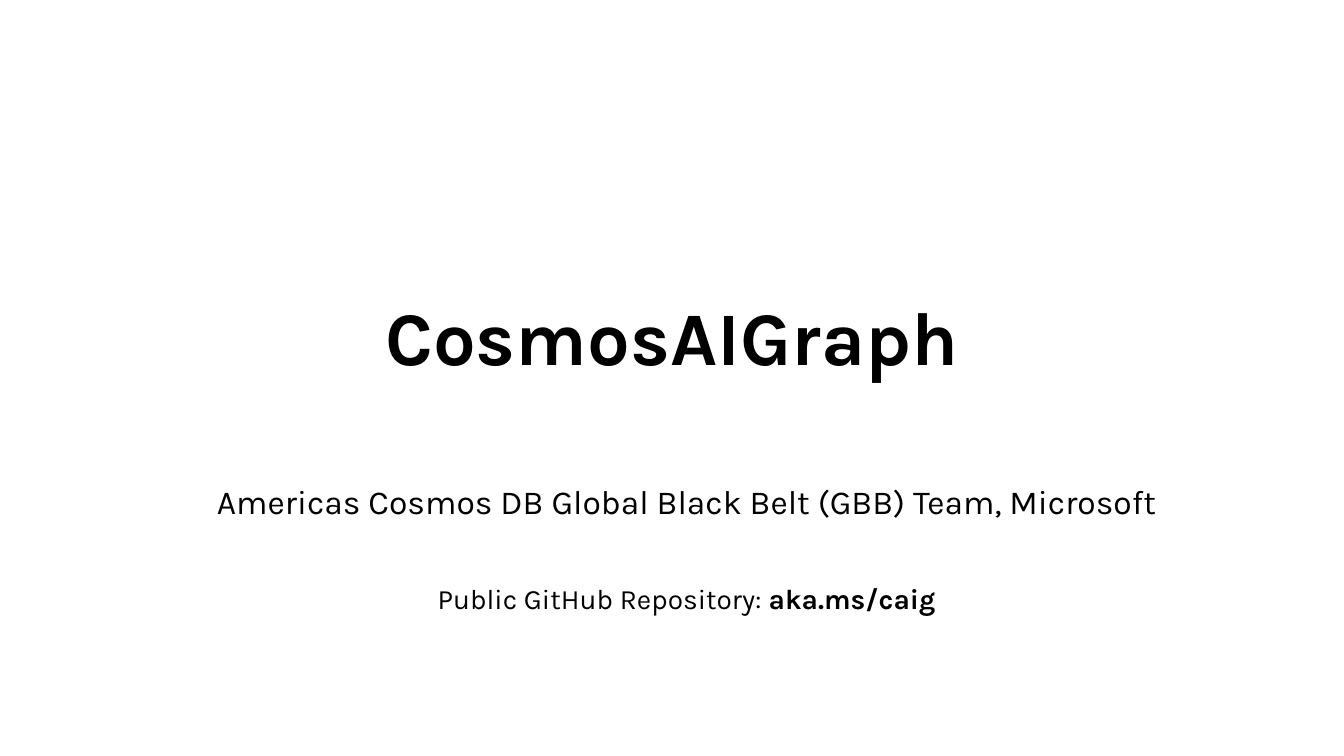
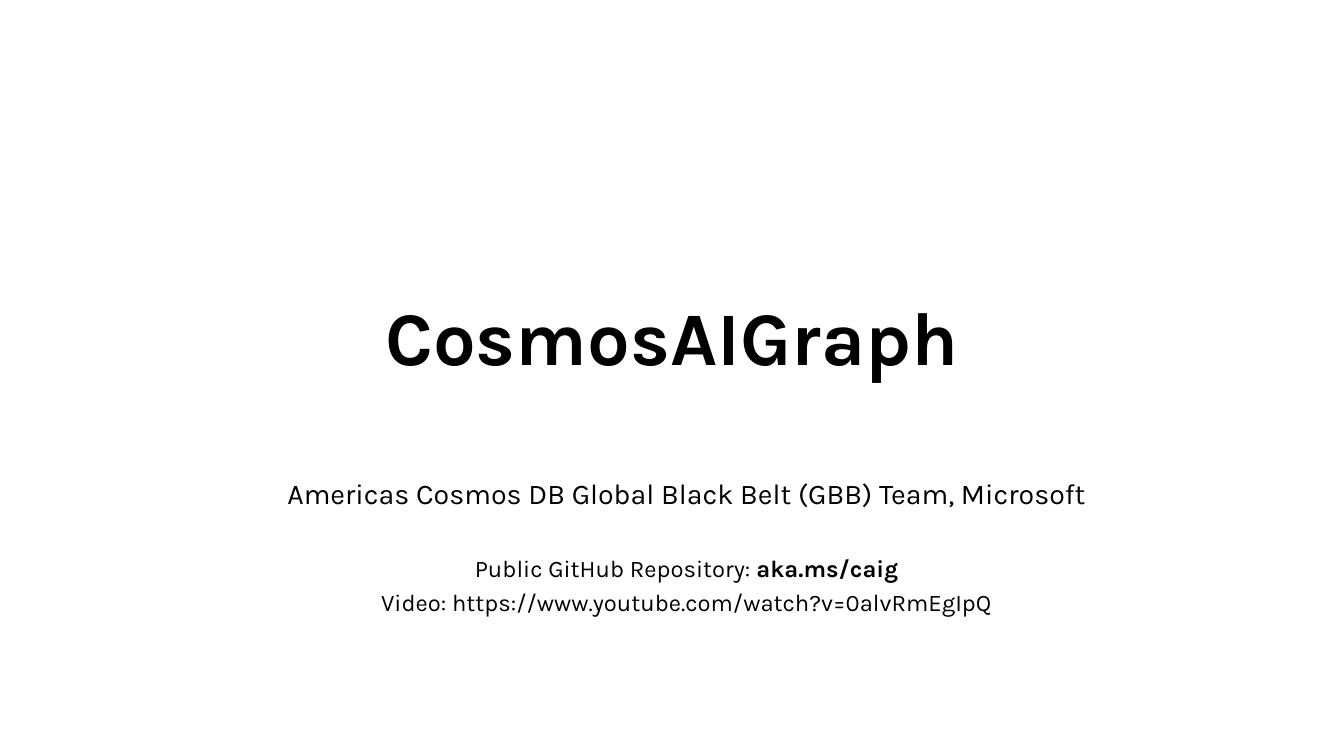
Before and after one commit to cjoakim/CosmosAIGraph, a slide deck: slide 1 of presentations/CosmosAIGraph-v2.pptx. Drawn at 1344x756 pixels with LibreOffice and Linux fonts; fonts in the diff are those of the drawing. Boxes give left, top, right and bottom in pixels: in the first picture for what was removed or moved away, otherwise in the second. Text is boxed around its words. In the diff, an @@ line names an element or a change of style, - is before the commit and + after.

Commit message:
Updated CosmosAIGraph-v2 presentation with YouTube link

```diff
--- a/presentations/CosmosAIGraph-v2.pptx
+++ b/presentations/CosmosAIGraph-v2.pptx
@@ subtitle at [287, 483, 1085, 583]: size 24 to 20.4 pt in "Americas Cosmos DB Global Black Belt (GBB) ..."; size 20 to 17 pt in "Public GitHub Repository: aka.ms/caig"; line spacing 0.9 to 0.7 @@
@@ subtitle at [381, 593, 991, 617]: paragraph added @@
+Video: https://www.youtube.com/watch?v=0alvRmEgIpQ
```
Also in this commit, not shown: 1 other file.
